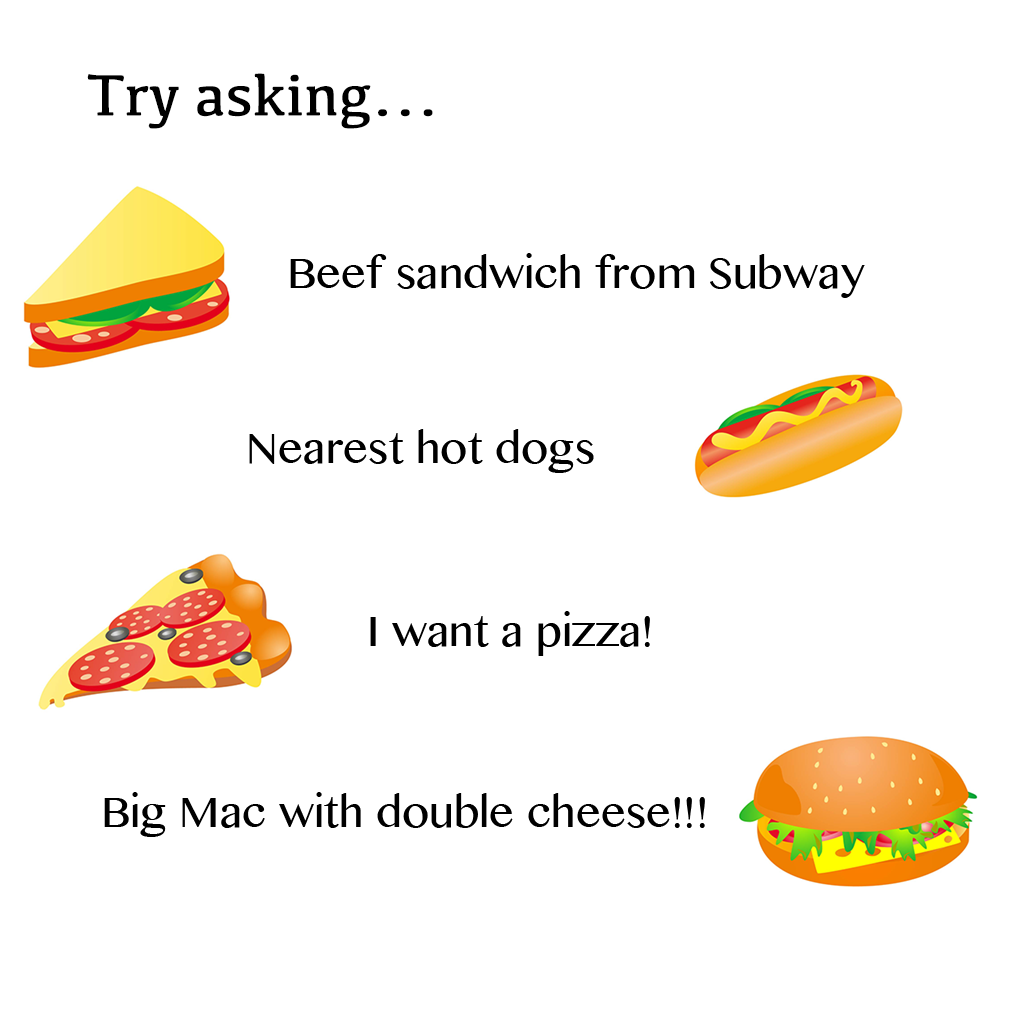
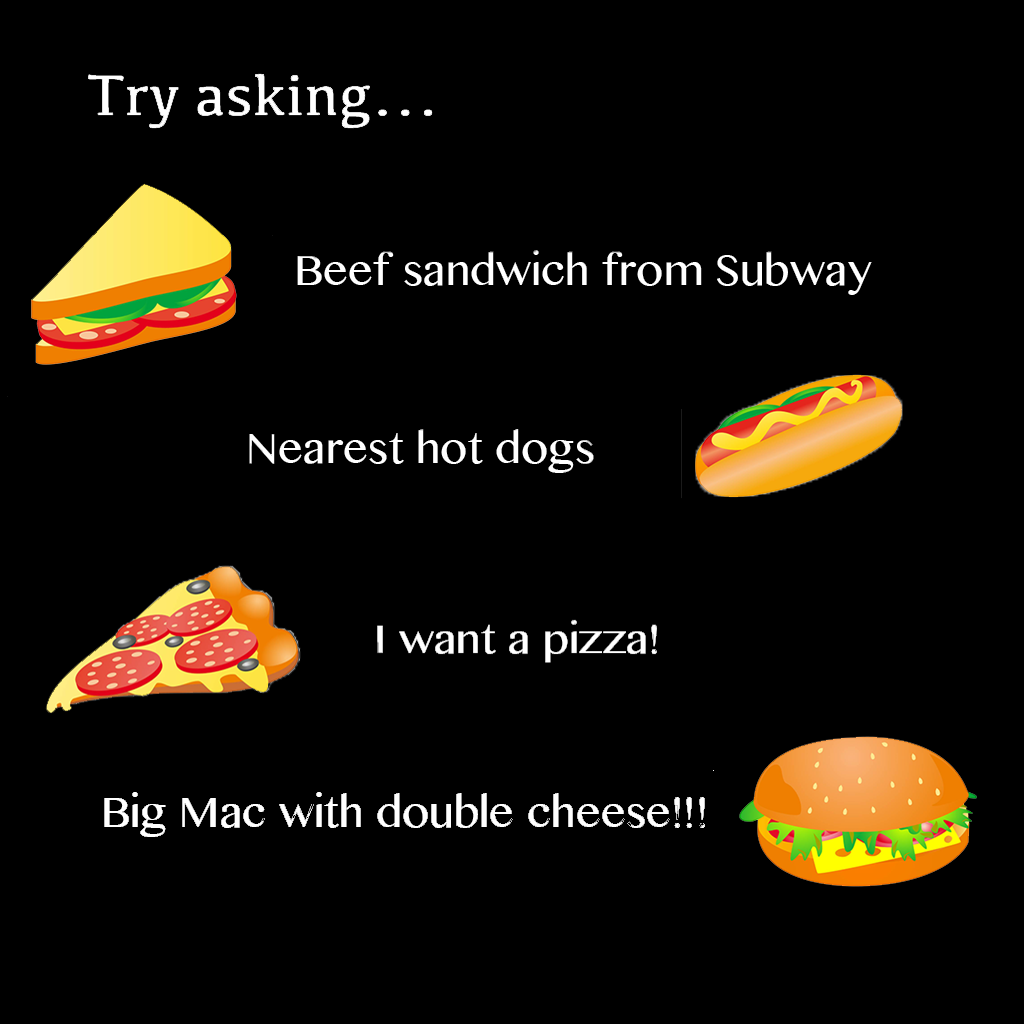
Layer changes from the first (1024, 1024) image to the second:
painted on "Beef sandwich from Subway" over 0, 0, 1024, 588
painted on "I want a pizza!" over 0, 498, 1024, 775
painted on "Big Mac with double cheese!!!" over 0, 166, 1024, 1024
painted on "Nearest hot dogs" over 154, 329, 923, 516
painted on "Try asking..." over 7, 9, 816, 240
